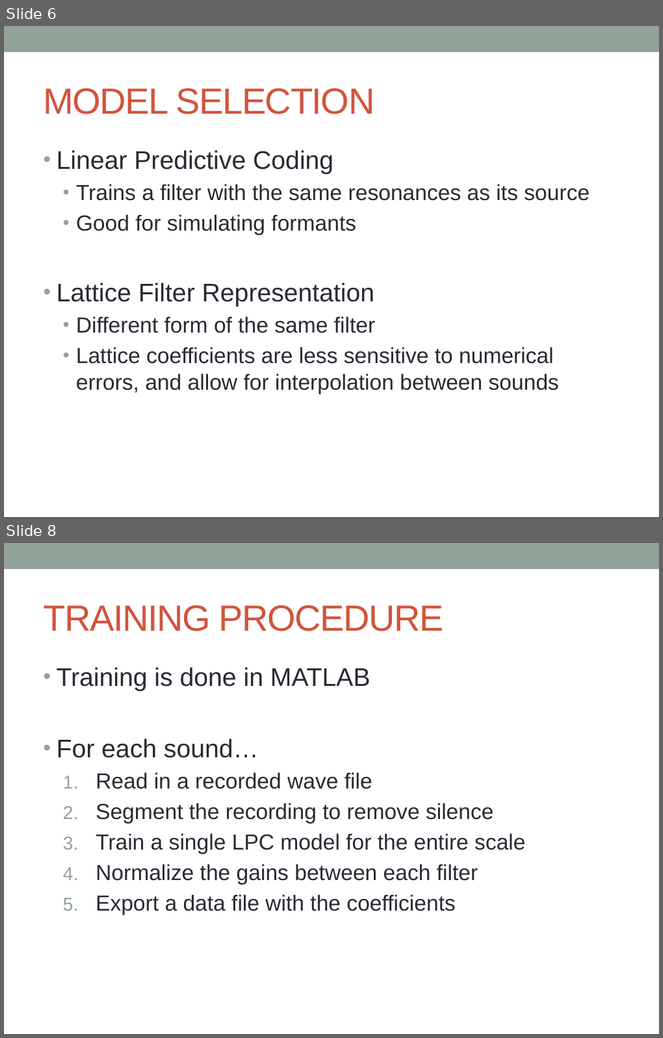
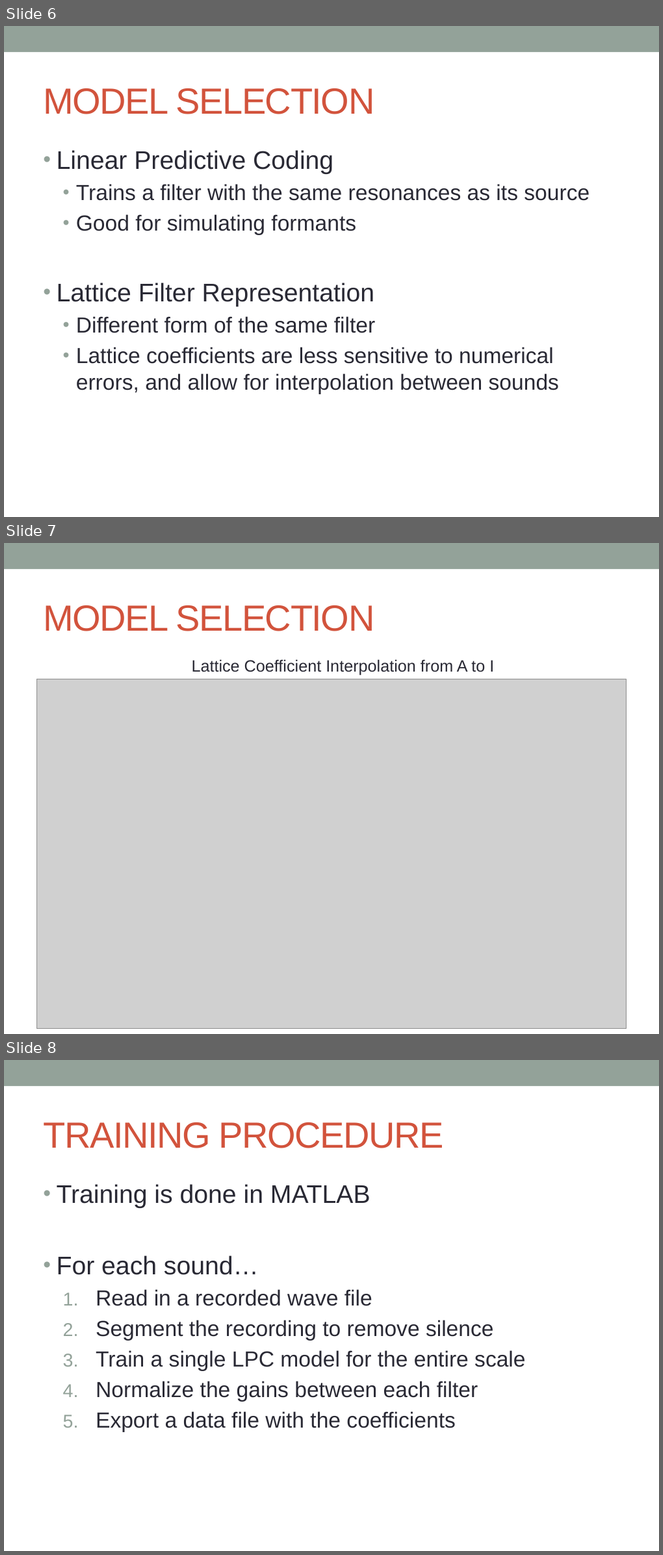
Before and after one commit to thenyeguy/ClickTrack-Vocalist, a slide deck: Presentation.pptx. Shown one above the other, each under a label of ours: slides 6 and 8 before the commit, slides 6, 7 and 8 after it; the slides between them are not shown. The pictures are 663x1038 and 663x1555 pixels, drawn with LibreOffice and Linux fonts; fonts in the diff are those of the drawing; grey boxes stand for pictures. Boxes give left, top, right and bottom in pixels: in the first picture for what was removed or moved away, otherwise in the second. Text is boxed around its words. In the diff, an @@ line names an element or a change of style, - is before the commit and + after.

```diff
--- a/Presentation.pptx
+++ b/Presentation.pptx
@@ slide 7 added at box(4, 543, 659, 1034), background #FFFFFF; not listed: 1 template element that a slide beside it also shows @@
@@ title added at box(43, 605, 375, 631), 40 pt, text #D2533C @@
+MODEL SELECTION
@@ text added at box(192, 659, 494, 675), 18 pt, text #292934 @@
+Lattice Coefficient Interpolation from A to I
@@ picture added at box(36, 679, 627, 1029) @@
```
Also in this commit, not shown: 3 slides changed, 1 slide removed.
